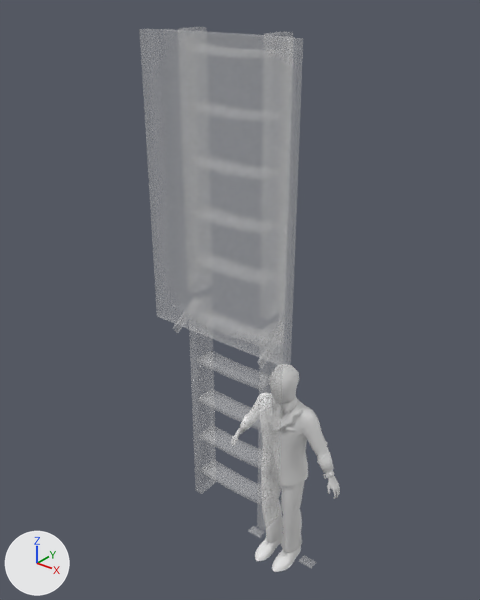
Renders of the FBX model BA_AbschlussProjekt/Assets/RawAssets/Player/new/player@climbLadder_down.fbx from each side of a commit.
One viewpoint serves both versions: a camera (50 mm lens) standing at (2.27, -3.34, 4.25) and looking at (-0.28, -0.17, 2.28). Lighting does not change. The marker at lower left points along +X, +Y and +Z. Where no turn or scale is listed for an object, it has been applied to the vertices.

The older version as bpy lines, for what is in view:
```python
ob_mesh_hatch_base = bpy.data.objects.new('mesh_hatch_base', me_cube_001)
ob_mesh_hatch_base.location = (0.0, -0.687, 4.005)
ob_mesh_hatch_hinge = bpy.data.objects.new('mesh_hatch_hinge', me_cylinder_001)
ob_mesh_hatch_hinge.location = (0.0, 0.008, 0.036)
ob_mesh_hatch_ladderextansion = bpy.data.objects.new('mesh_hatch_ladderExtansion', me_cube_015)
ob_mesh_hatch_ladderextansion.location = (0.0, -0.562, 1.674)
ob_mesh_hatch_mechanim = bpy.data.objects.new('mesh_hatch_mechanim', me_cube_004)
ob_mesh_hatch_mechanim.location = (0.0, -0.557, 2.392)
ob_mesh_player = bpy.data.objects.new('mesh_player', me_cube)
ob_mesh_player.location = (0.0, 0.0, 0.0)
ob_mesh_player.rotation_euler = (0.00075, -0.00168, -0.00928)  # degrees (0, -0.1, -0.5)
```
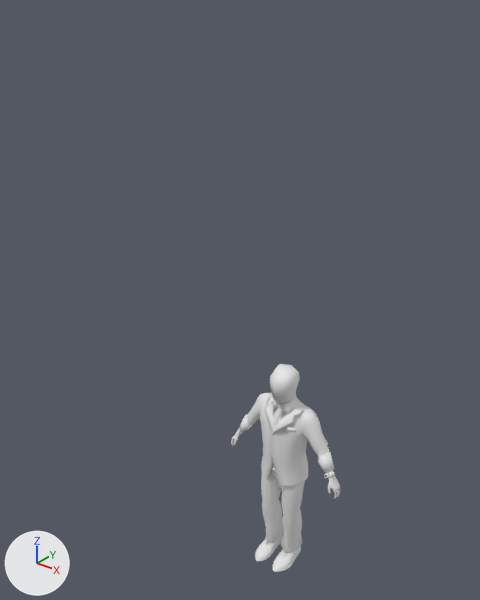
Changed parts and their boxes (x1, y1, x2, y2) in the pictures (480 x 600 px):
'mesh_hatch_base', deleted: before (139, 27, 303, 368)
'mesh_hatch_ladderExtansion', deleted: before (189, 330, 283, 530)
'mesh_player', turned: before (234, 365, 340, 572); after (231, 364, 340, 572)
'mesh_hatch_hinge', deleted: before (248, 526, 317, 569)
'mesh_hatch_mechanim', deleted: before (173, 324, 267, 368)

The change in detail:
Object 'mesh_hatch_ladderExtansion' (ob_mesh_hatch_ladderextansion) is deleted.
Object 'mesh_hatch_mechanim' (ob_mesh_hatch_mechanim) is deleted.
Object 'mesh_player' (ob_mesh_player) turns from (0, -0.1, -0.5) to (0, 0, 0) degrees about x, y and z.
Object 'mesh_hatch_hinge' (ob_mesh_hatch_hinge) is deleted.
Object 'mesh_hatch_base' (ob_mesh_hatch_base) is deleted.
